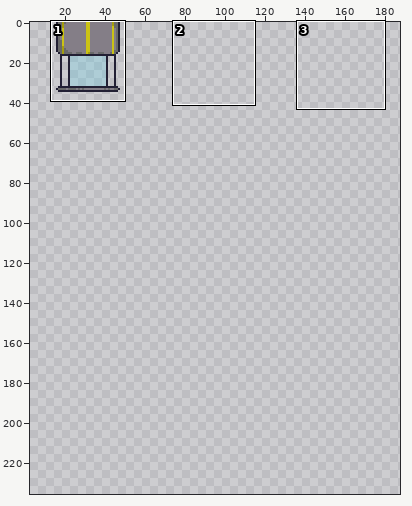
Edited in one commit: sprite sheet (Assets/Sprites/Dispenser.png). Above, an overview of the earlier version with the close-up marked.
Close-up. As it was:
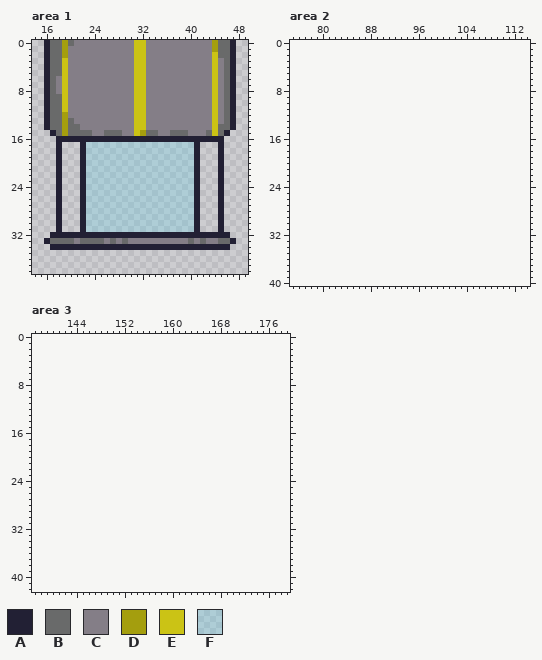
The file is 64x64 pixels. Shown: area 1: x 14..49, y 0..38; area 2: x 75..114, y 0..40; area 3: x 137..179, y 0..42. The old version is drawn lined up with the new one, on the new canvas. The wide view leaves out empty margins. The commit also changed other parts of the picture, which this record leaves out.
Palette (. is transparent): A #222034  B #696a6a  C #847e87  D #a49e0e  E #cbc315  F #5fcde449
Pixels before, area 1, first column x 16:
 0 ABBDBCCCCCCCCCCEECCCCCCCCCCCDBBA
 1 ABBDCCCCCCCCCCCEECCCCCCCCCCCDBBA
 2 ABBDCCCCCCCCCCCEECCCCCCCCCCCEBBA
 3 ABBECCCCCCCCCCCEECCCCCCCCCCCECBA
 4 ABBECCCCCCCCCCCEECCCCCCCCCCCECBA
 5 ABBECCCCCCCCCCCEECCCCCCCCCCCECBA
 6 ABCECCCCCCCCCCCEECCCCCCCCCCCECBA
 7 ABCECCCCCCCCCCCEECCCCCCCCCCCECBA
 8 ABCECCCCCCCCCCCEECCCCCCCCCCCECBA
 9 ABBECCCCCCCCCCCEECCCCCCCCCCCECBA
10 ABBECCCCCCCCCCCEECCCCCCCCCCCECBA
11 ABBECCCCCCCCCCCEECCCCCCCCCCCECBA
12 ABBDCCCCCCCCCCCEECCCCCCCCCCCECBA
13 ABBDBCCCCCCCCCCEECCCCCCCCCCCECBA
14 ABBDBBCCCCCCCCCEECCCCCCCCCCCEBBA
15 .ABDBBBBCCBBBCCEDBBCCBBBCCCBEBA.
16 ..AAAAAAAAAAAAAAAAAAAAAAAAAAAA..
17 ..A...AFFFFFFFFFFFFFFFFFFA...A..
18 ..A...AFFFFFFFFFFFFFFFFFFA...A..
19 ..A...AFFFFFFFFFFFFFFFFFFA...A..
20 ..A...AFFFFFFFFFFFFFFFFFFA...A..
21 ..A...AFFFFFFFFFFFFFFFFFFA...A..
22 ..A...AFFFFFFFFFFFFFFFFFFA...A..
23 ..A...AFFFFFFFFFFFFFFFFFFA...A..
24 ..A...AFFFFFFFFFFFFFFFFFFA...A..
25 ..A...AFFFFFFFFFFFFFFFFFFA...A..
26 ..A...AFFFFFFFFFFFFFFFFFFA...A..
27 ..A...AFFFFFFFFFFFFFFFFFFA...A..
28 ..A...AFFFFFFFFFFFFFFFFFFA...A..
29 ..A...AFFFFFFFFFFFFFFFFFFA...A..
30 ..A...AFFFFFFFFFFFFFFFFFFA...A..
31 ..A...AFFFFFFFFFFFFFFFFFFA...A..
32 .AAAAAAAAAAAAAAAAAAAAAAAAAAAAAA.
33 ABBBBCBBBBCBCBCCCCCCCCCCBCBCCBBA
34 .AAAAAAAAAAAAAAAAAAAAAAAAAAAAAA.
New version:
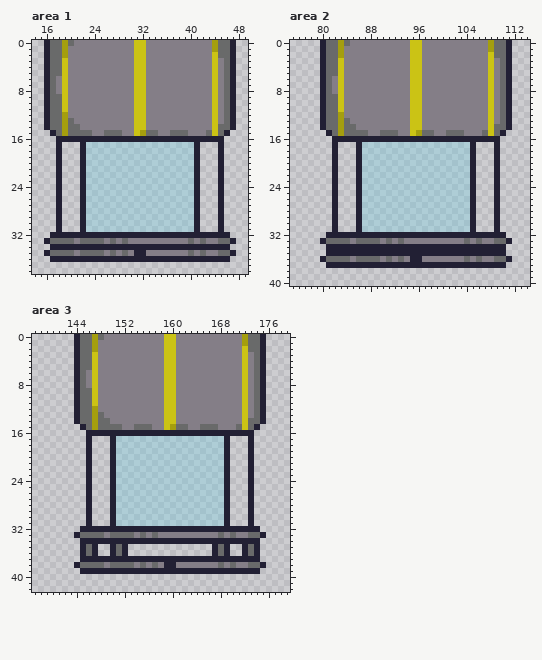
From old to new:
canvas 64x64 -> 192x256
Area 1:
y 35: x 16..47 ................................ -> ABBBBCBBBBCBCBCAACCCCCCCBCBCCBBA
y 36: x 17..46 .............................. -> AAAAAAAAAAAAAAAAAAAAAAAAAAAAAA
Area 2:
y 0: x 80..111 ................................ -> ABBDBCCCCCCCCCCEECCCCCCCCCCCDBBA
y 1: x 80..111 ................................ -> ABBDCCCCCCCCCCCEECCCCCCCCCCCDBBA
y 2: x 80..111 ................................ -> ABBDCCCCCCCCCCCEECCCCCCCCCCCEBBA
y 3..5: x 80..111 ................................ -> ABBECCCCCCCCCCCEECCCCCCCCCCCECBA
y 6..8: x 80..111 ................................ -> ABCECCCCCCCCCCCEECCCCCCCCCCCECBA
y 9..11: x 80..111 ................................ -> ABBECCCCCCCCCCCEECCCCCCCCCCCECBA
y 12: x 80..111 ................................ -> ABBDCCCCCCCCCCCEECCCCCCCCCCCECBA
y 13: x 80..111 ................................ -> ABBDBCCCCCCCCCCEECCCCCCCCCCCECBA
y 14: x 80..111 ................................ -> ABBDBBCCCCCCCCCEECCCCCCCCCCCEBBA
y 15: x 81..110 .............................. -> ABDBBBBCCBBBCCEDBBCCBBBCCCBEBA
y 16: x 82..109 ............................ -> AAAAAAAAAAAAAAAAAAAAAAAAAAAA
y 17..31: x 82 . -> A; x 86..105 .................... -> AFFFFFFFFFFFFFFFFFFA; x 109 . -> A
y 32: x 81..110 .............................. -> AAAAAAAAAAAAAAAAAAAAAAAAAAAAAA
y 33: x 80..111 ................................ -> ABBBBCBBBBCBCBCCCCCCCCCCBCBCCBBA
y 34..35: x 81..110 .............................. -> AAAAAAAAAAAAAAAAAAAAAAAAAAAAAA
y 36: x 80..111 ................................ -> ABBBBCBBBBCBCBCAACCCCCCCBCBCCBBA
y 37: x 81..110 .............................. -> AAAAAAAAAAAAAAAAAAAAAAAAAAAAAA
Area 3:
y 0: x 144..175 ................................ -> ABBDBCCCCCCCCCCEECCCCCCCCCCCDBBA
y 1: x 144..175 ................................ -> ABBDCCCCCCCCCCCEECCCCCCCCCCCDBBA
y 2: x 144..175 ................................ -> ABBDCCCCCCCCCCCEECCCCCCCCCCCEBBA
y 3..5: x 144..175 ................................ -> ABBECCCCCCCCCCCEECCCCCCCCCCCECBA
y 6..8: x 144..175 ................................ -> ABCECCCCCCCCCCCEECCCCCCCCCCCECBA
y 9..11: x 144..175 ................................ -> ABBECCCCCCCCCCCEECCCCCCCCCCCECBA
y 12: x 144..175 ................................ -> ABBDCCCCCCCCCCCEECCCCCCCCCCCECBA
y 13: x 144..175 ................................ -> ABBDBCCCCCCCCCCEECCCCCCCCCCCECBA
y 14: x 144..175 ................................ -> ABBDBBCCCCCCCCCEECCCCCCCCCCCEBBA
y 15: x 145..174 .............................. -> ABDBBBBCCBBBCCEDBBCCBBBCCCBEBA
y 16: x 146..173 ............................ -> AAAAAAAAAAAAAAAAAAAAAAAAAAAA
y 17..31: x 146 . -> A; x 150..169 .................... -> AFFFFFFFFFFFFFFFFFFA; x 173 . -> A
y 32: x 145..174 .............................. -> AAAAAAAAAAAAAAAAAAAAAAAAAAAAAA
y 33: x 144..175 ................................ -> ABBBBCBBBBCBCBCCCCCCCCCCBCBCCBBA
y 34: x 145..174 .............................. -> AAAAAAAAAAAAAAAAAAAAAAAAAAAAAA
y 35..36: x 145..147 ... -> ABA; x 150..152 ... -> ABA; x 167..169 ... -> ABA; x 172..174 ... -> ABA
y 37: x 145..174 .............................. -> AAAAAAAAAAAAAAAAAAAAAAAAAAAAAA
y 38: x 144..175 ................................ -> ABBBBCBBBBCBCBCAACCCCCCCBCBCCBBA
y 39: x 145..174 .............................. -> AAAAAAAAAAAAAAAAAAAAAAAAAAAAAA
